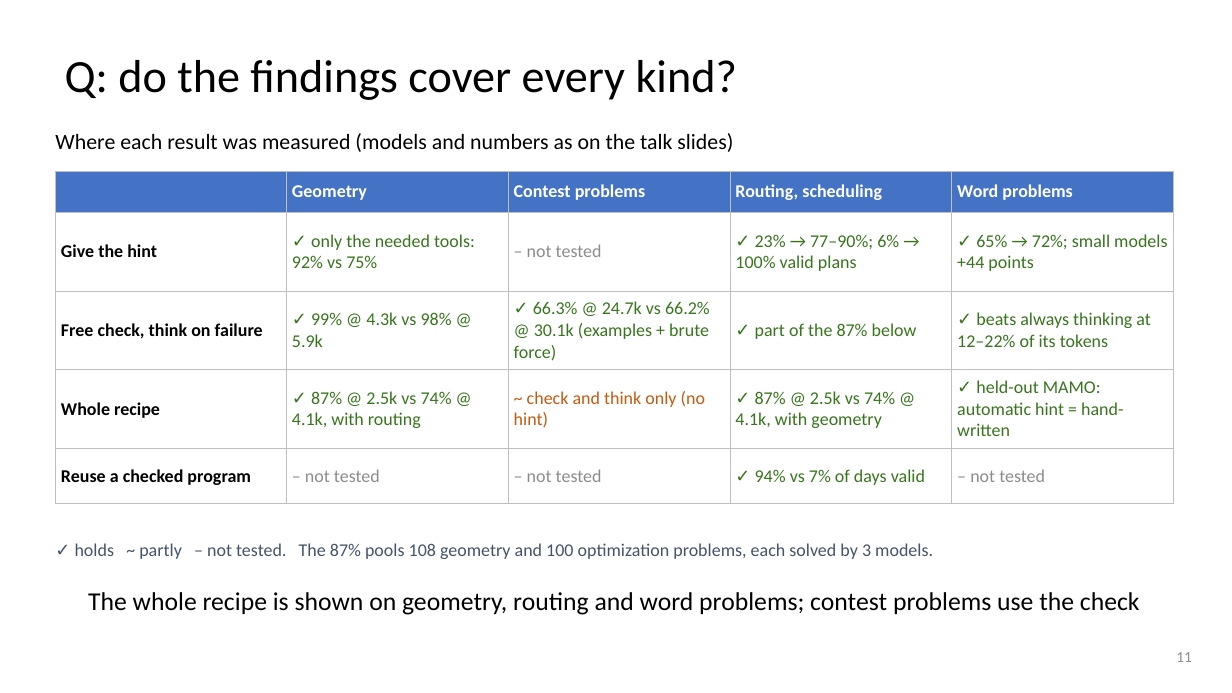
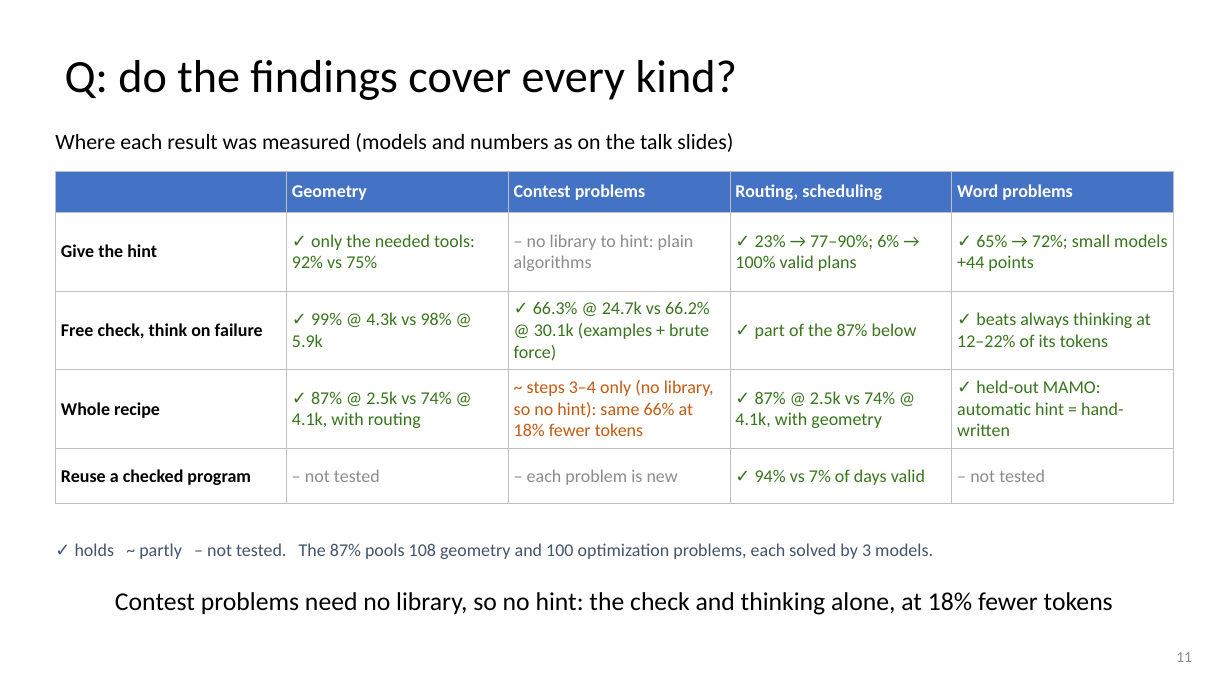
Before and after one commit to dlwns147/CSED490E_Project_Team5, a slide deck: slide 11 of Proposal_Team5.pptx. Drawn at 1232x693 pixels with LibreOffice and Linux fonts; fonts in the diff are those of the drawing. Boxes give left, top, right and bottom in pixels: in the first picture for what was removed or moved away, otherwise in the second. Text is boxed around its words. In the diff, an @@ line names an element or a change of style, - is before the commit and + after.

```diff
--- a/Proposal_Team5.pptx
+++ b/Proposal_Team5.pptx
@@ table at [55,171,1174,489] @@
-row 2, column 3: – not tested
+row 2, column 3: – no library to hint: plain algorithms
-row 4, column 3: ~ check and think only (no hint)
+row 4, column 3: ~ steps 3–4 only (no library, so no hint): same 66% at 18% fewer tokens
-row 5, column 3: – not tested
+row 5, column 3: – each problem is new
@@ text at [115,592,1113,615]: text changed @@
-The whole recipe is shown on geometry, routing and word problems; contest problems use the check
+Contest problems need no library, so no hint: the check and thinking alone, at 18% fewer tokens
```
Also in this commit, not shown: 3 other slides changed, 3 other files.
